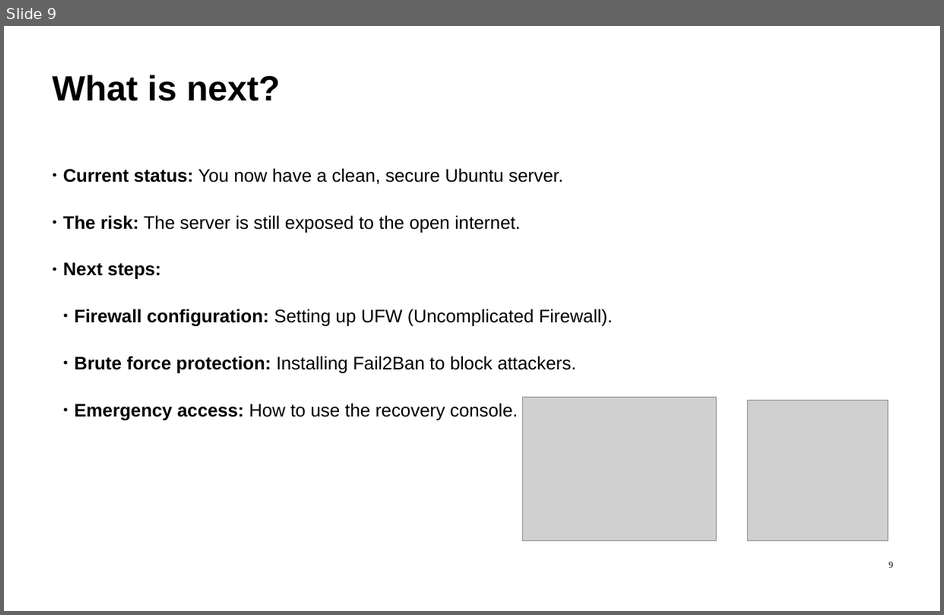
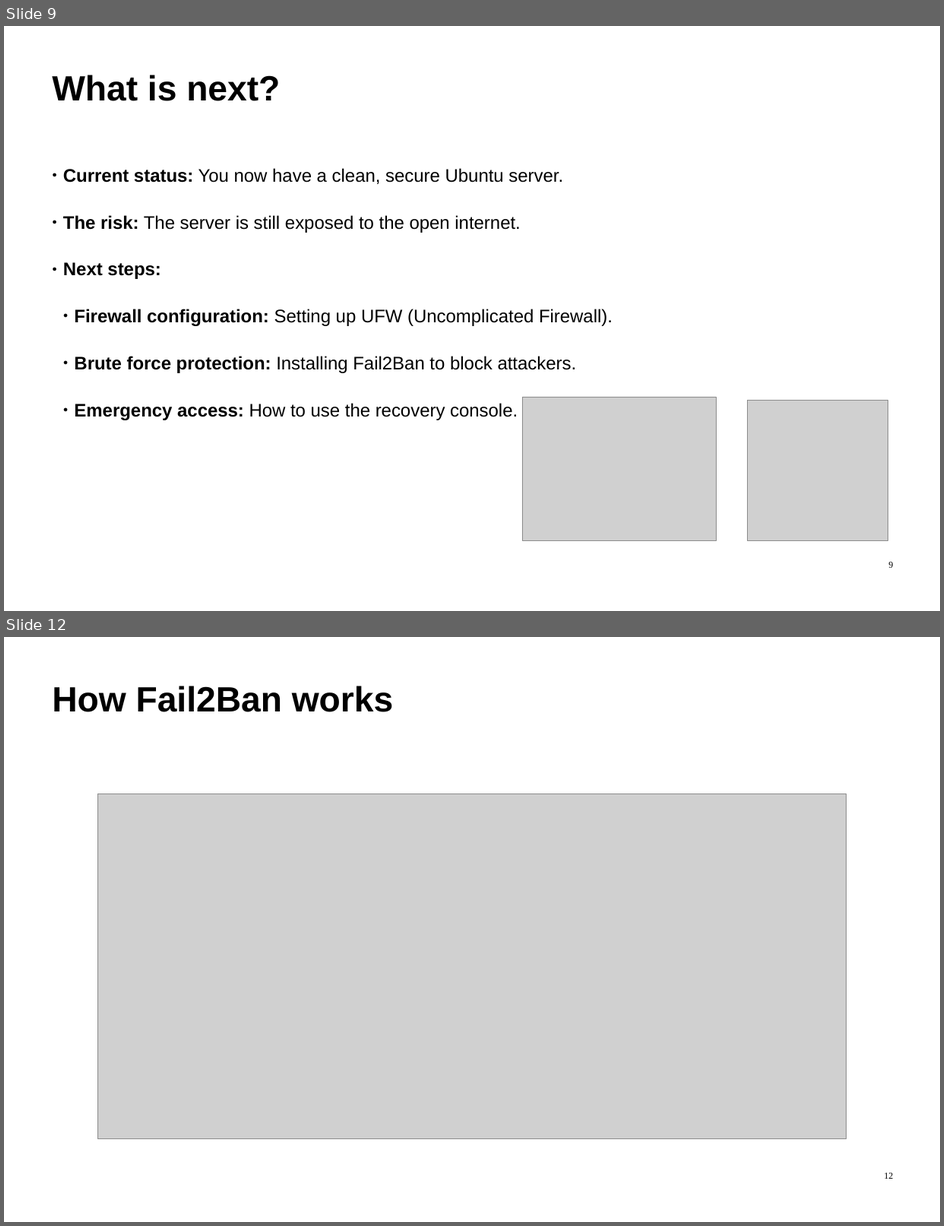
Before and after one commit to ImadSaddik/FullStackDeploymentHandbook, a slide deck: course-assets/slides/full_stack_deployment_guide.odp. Shown one above the other, each under a label of ours: slide 9 before the commit, slides 9 and 12 after it; the slides between them are not shown. The pictures are 944x615 and 944x1226 pixels, drawn with LibreOffice and Linux fonts; fonts in the diff are those of the drawing; grey boxes stand for pictures. Boxes give left, top, right and bottom in pixels: in the first picture for what was removed or moved away, otherwise in the second. Text is boxed around its words. In the diff, an @@ line names an element or a change of style, - is before the commit and + after.

```diff
--- a/course-assets/slides/full_stack_deployment_guide.odp
+++ b/course-assets/slides/full_stack_deployment_guide.odp
@@ slide 12 added at <box>4,637,940,1222</box>, background #FFFFFF @@
@@ text added at <box>52,686,393,712</box>, 54 pt, text #000000, bold @@
+How Fail2Ban works
@@ picture added at <box>97,794,847,1139</box> @@
@@ page number added at <box>884,1173,893,1179</box>, 14 pt, text #000000 @@
+12
```
Also in this commit, not shown: 6 other slides added, 1 other file.
